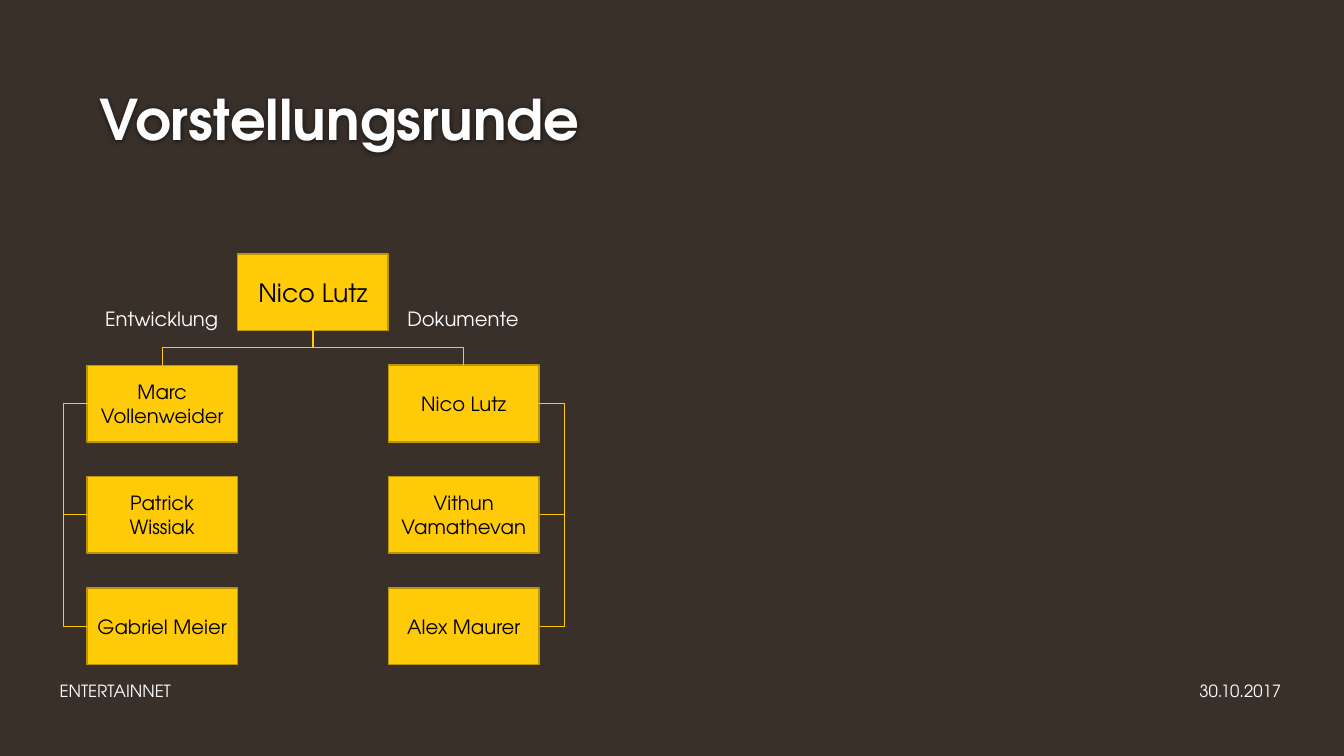
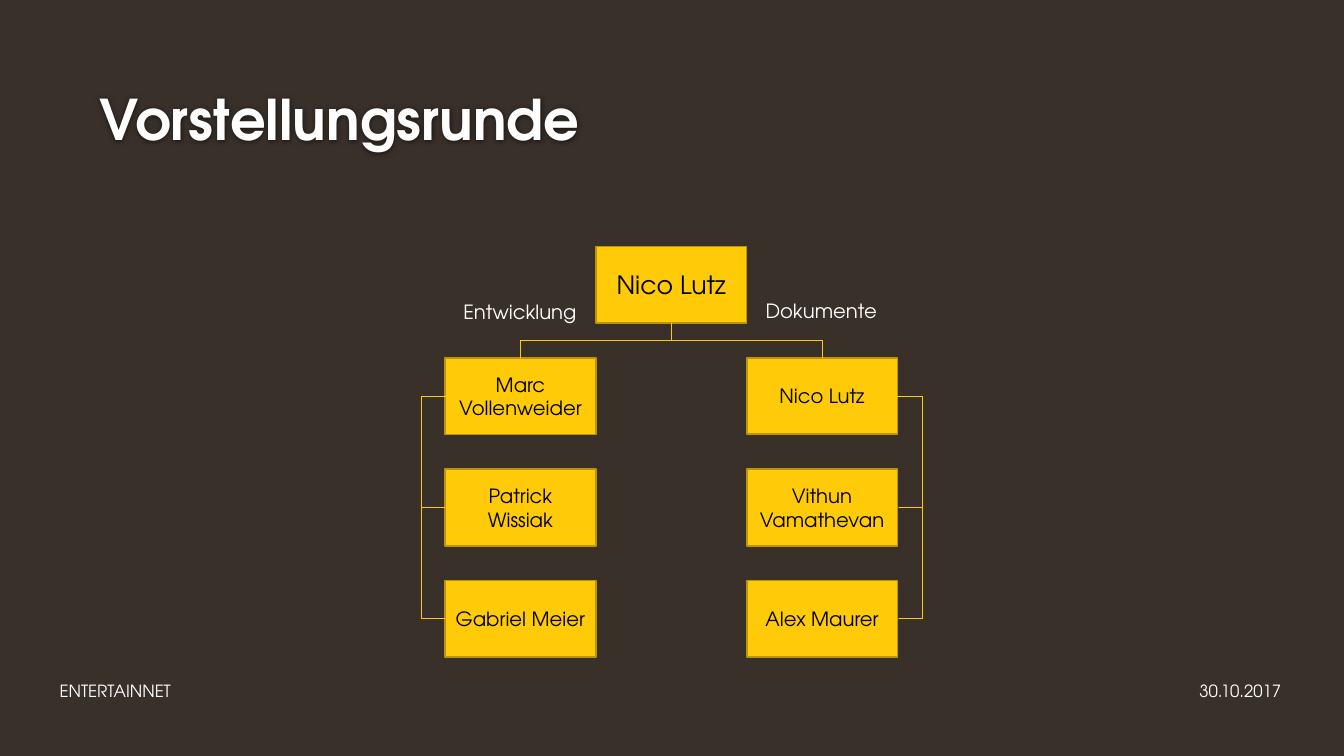
Before and after one commit to GAEBE2/Modul-306, a slide deck: slide 2 of Dokuordner/ENTERTAINNET.pptx. Drawn at 1344x756 pixels with LibreOffice and Linux fonts; fonts in the diff are those of the drawing; background and template pictures are left out. Boxes give left, top, right and bottom in pixels: in the first picture for what was removed or moved away, otherwise in the second. Text is boxed around its words. In the diff, an @@ line names an element or a change of style, - is before the commit and + after.

```diff
--- a/Dokuordner/ENTERTAINNET.pptx
+++ b/Dokuordner/ENTERTAINNET.pptx
@@ 3 rectangles, 1 text moved together from (x1=87, y1=311, x2=539, y2=554) to (x1=446, y1=304, x2=898, y2=545) @@
@@ elbow line moved from (314, 331) - (464, 365) to (671, 324) - (823, 358) @@
@@ 5 elbow lines, 4 rectangles, 1 text moved together from (x1=63, y1=254, x2=565, y2=664) to (x1=421, y1=247, x2=923, y2=657) @@
```
Also in this commit, not shown: 3 other slides changed.
